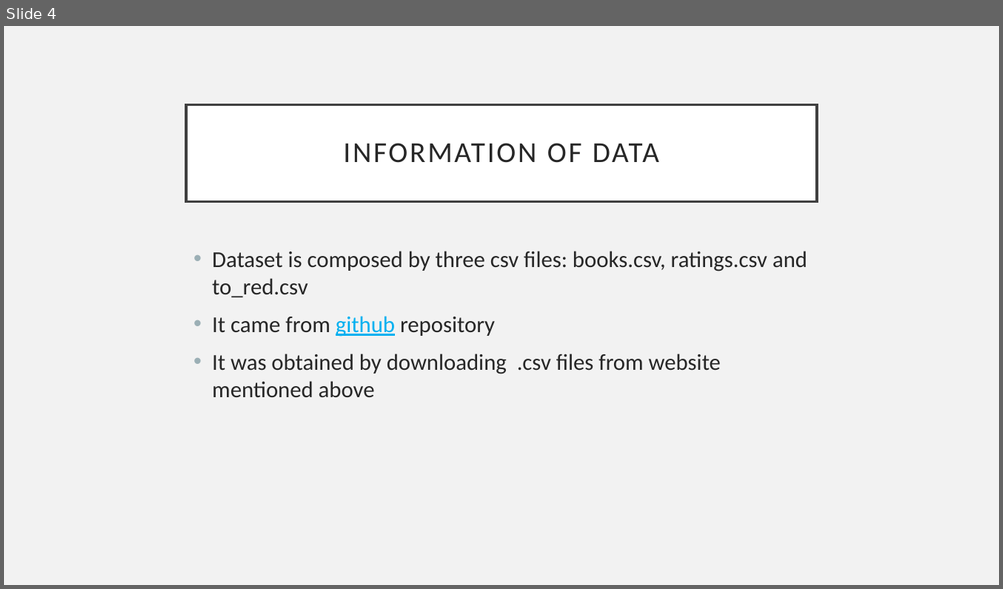
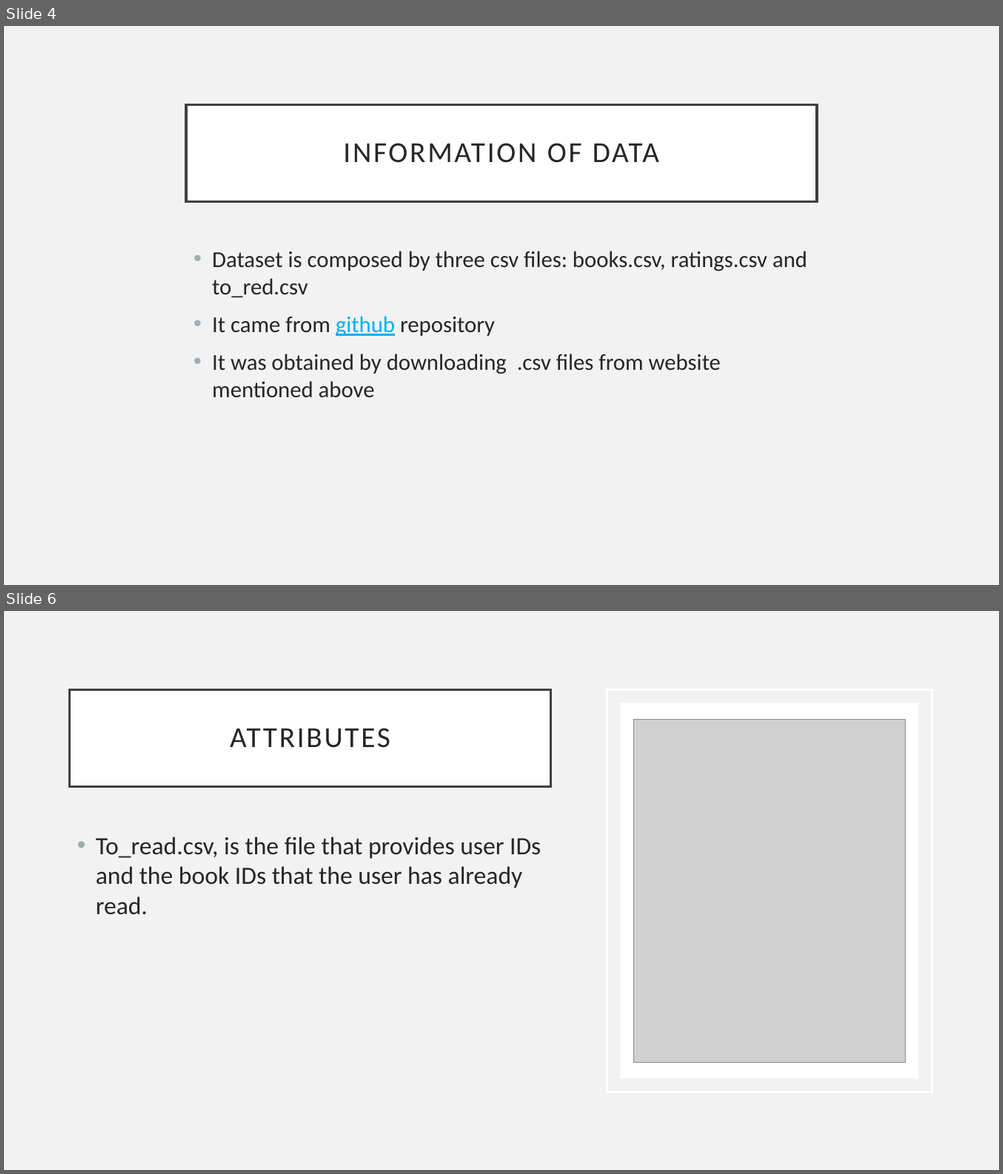
Before and after one commit to mwpnava/Data-Science-Projects, a slide deck: BookRecommender_prediction/Presentation_BRS.pptx. Shown one above the other, each under a label of ours: slide 4 before the commit, slides 4 and 6 after it; the slides between them are not shown. The pictures are 1003x589 and 1003x1174 pixels, drawn with LibreOffice and Linux fonts; fonts in the diff are those of the drawing; grey boxes stand for pictures. Boxes give left, top, right and bottom in pixels: in the first picture for what was removed or moved away, otherwise in the second. Text is boxed around its words. In the diff, an @@ line names an element or a change of style, - is before the commit and + after.

Commit message:
Recommender Book System Project

```diff
--- a/BookRecommender_prediction/Presentation_BRS.pptx
+++ b/BookRecommender_prediction/Presentation_BRS.pptx
@@ slide 6 added at (4,611,999,1170), background #F2F2F2 @@
@@ title added at (70,689,551,786), fill #FFFFFF, outline #404040 2.5 pt, 28 pt, text #262626 @@
+ATTRIBUTES
@@ rectangle added at (607,689,932,1092), outline #FFFFFF 2.5 pt @@
@@ rectangle added at (620,703,919,1079), fill #FFFFFF @@
@@ picture added at (634,719,905,1062) @@
@@ text added at (96,837,540,915), 24 pt, text #262626 @@
+• To_read.csv, is the file that provides user IDs and the book IDs that the user has already read.
```
Also in this commit, not shown: 4 slides changed, 2 other slides added, 2 other files.
